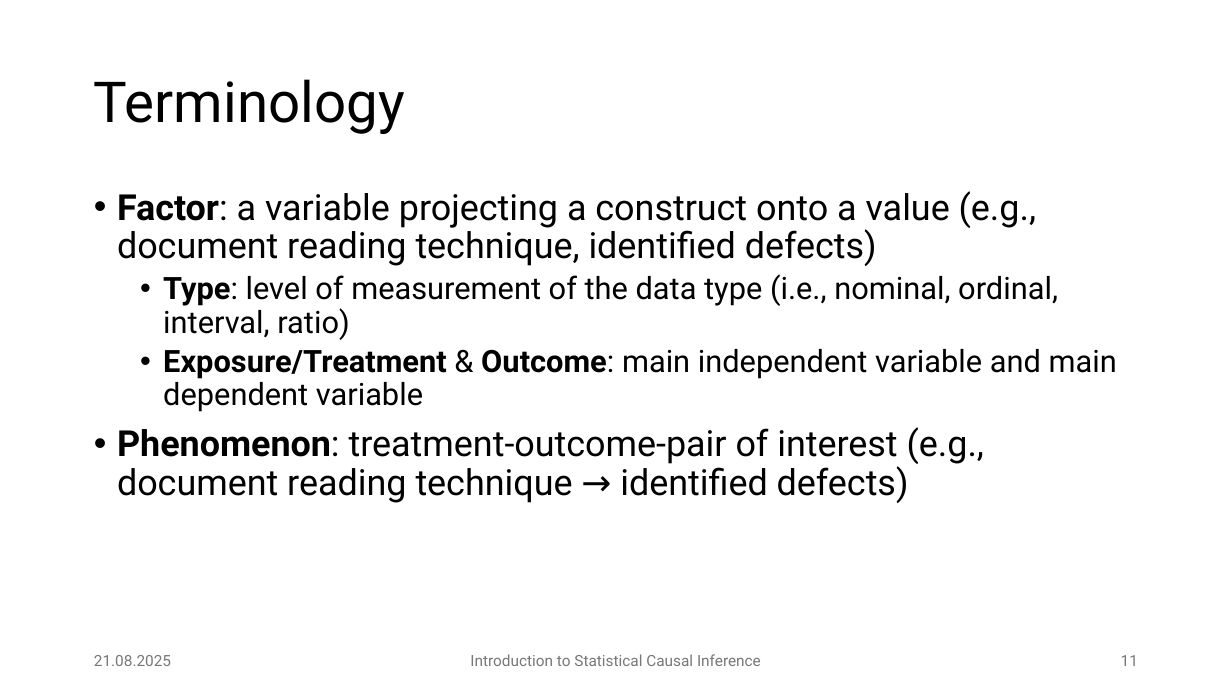
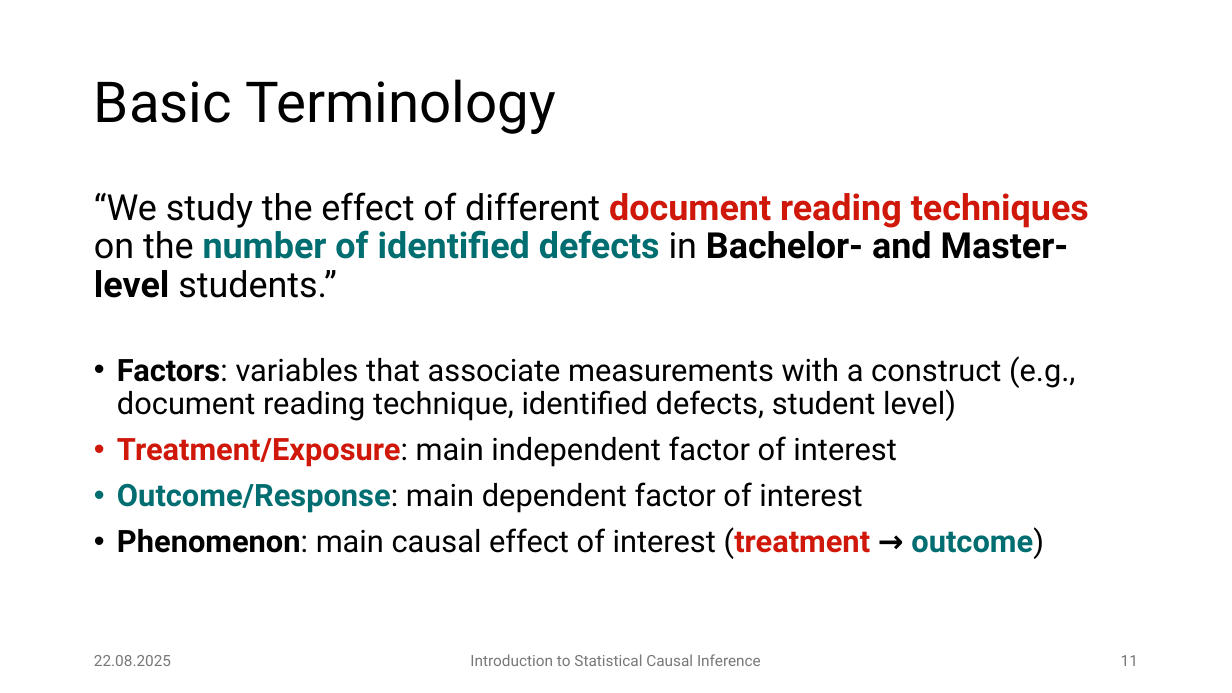
Before and after one commit to JulianFrattini/bda4sci, a slide deck: slide 11 of version2/slides/intro-sci.pptx. Drawn at 1232x693 pixels with LibreOffice and Linux fonts; fonts in the diff are those of the drawing; background and template pictures are left out. Boxes give left, top, right and bottom in pixels: in the first picture for what was removed or moved away, otherwise in the second. Text is boxed around its words. In the diff, an @@ line names an element or a change of style, - is before the commit and + after.

```diff
--- a/version2/slides/intro-sci.pptx
+++ b/version2/slides/intro-sci.pptx
@@ title at <box>94,79,556,134</box>: text changed @@
-Terminology
+Basic Terminology
@@ text added at <box>94,192,1089,298</box>, 28 pt, text #000000, bold @@
+“We study the effect of different document reading techniques on the number of identified defects in Bachelor- and Master-level students.”
@@ text removed at <box>117,191,1117,503</box> @@
-• Factor: a variable projecting a construct onto a value (e.g., document reading technique, identified defects)
-  • Type: level of measurement of the data type (i.e., nominal, ordinal, interval, ratio)
-  • Exposure/Treatment & Outcome: main independent variable and main dependent variable
-• Phenomenon: treatment-outcome-pair of interest (e.g., document reading technique → identified defects)
@@ text added at <box>117,356,1075,559</box>, 24 pt, text #000000 @@
+• Factors: variables that associate measurements with a construct (e.g., document reading technique, identified defects, student level)
+• Treatment/Exposure: main independent factor of interest
+• Outcome/Response: main dependent factor of interest
+• Phenomenon: main causal effect of interest (treatment → outcome)
@@ text at <box>94,655,171,666</box>: text changed @@
-21.08.2025
+22.08.2025
```
Also in this commit, not shown: 47 other slides changed, 7 slides added, 1 slide removed, 7 other files.
